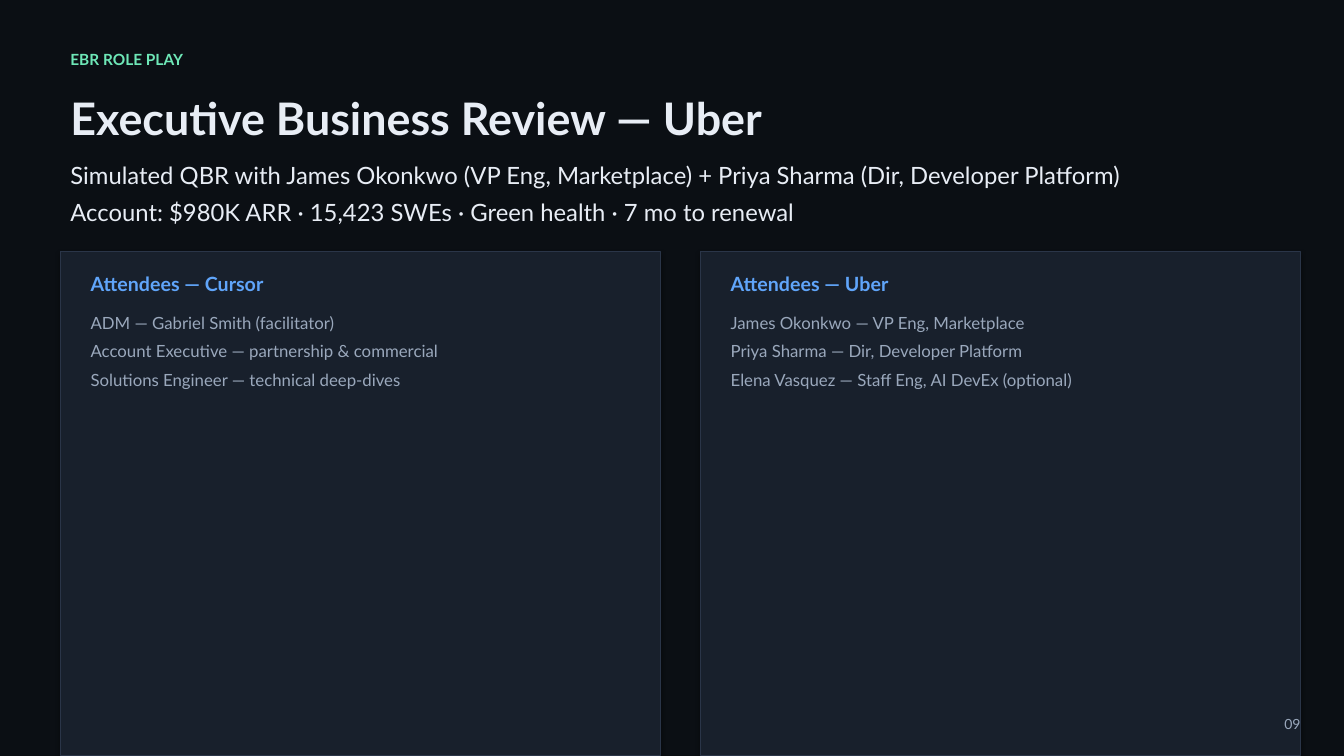
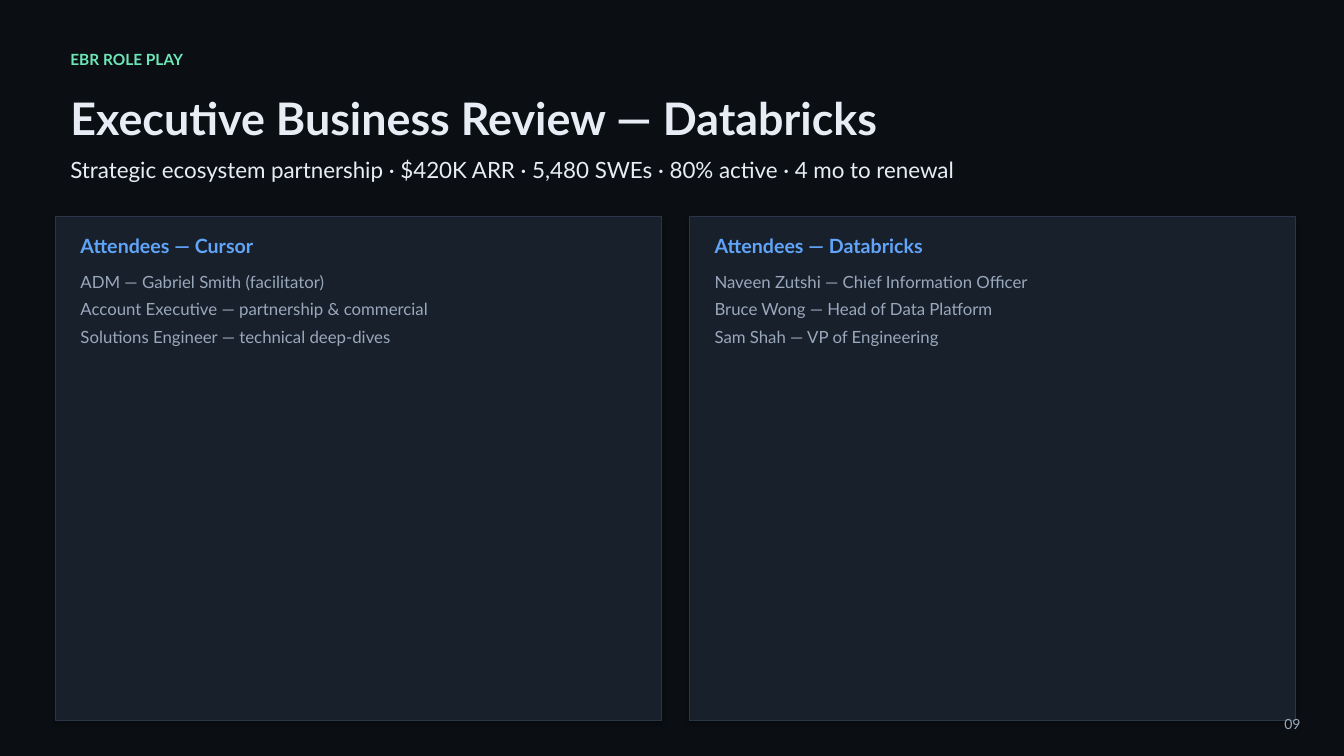
Before and after one commit to gsmith432/DEMO-blender, a slide deck: slide 9 of ebr-interview-deck/Executive_Business_Review_ADM_Interview.pptx. Drawn at 1344x756 pixels with LibreOffice and Linux fonts; fonts in the diff are those of the drawing. Boxes give left, top, right and bottom in pixels: in the first picture for what was removed or moved away, otherwise in the second. Text is boxed around its words. In the diff, an @@ line names an element or a change of style, - is before the commit and + after.

```diff
--- a/ebr-interview-deck/Executive_Business_Review_ADM_Interview.pptx
+++ b/ebr-interview-deck/Executive_Business_Review_ADM_Interview.pptx
@@ text at (70, 101, 877, 136): text changed @@
-Executive Business Review — Uber
+Executive Business Review — Databricks
@@ text at (70, 159, 953, 182): text changed; size 17 to 16 pt @@
-Simulated QBR with James Okonkwo (VP Eng, Marketplace) + Priya Sharma (Dir, Developer Platform)
-Account: $980K ARR · 15,423 SWEs · Green health · 7 mo to renewal
+Strategic ecosystem partnership · $420K ARR · 5,480 SWEs · 80% active · 4 mo to renewal
@@ rectangle: place and size @@
-rectangle at (60, 252, 660, 756)
+rectangle at (55, 217, 661, 721)
@@ text "Attendees — Cursor": place and size @@
-text "Attendees — Cursor" at (91, 276, 263, 291)
+text "Attendees — Cursor" at (80, 238, 253, 253)
@@ rectangle: place and size @@
-rectangle at (701, 252, 1301, 756)
+rectangle at (690, 217, 1296, 721)
@@ text at (715, 238, 923, 253): text changed @@
-Attendees — Uber
+Attendees — Databricks
@@ text "ADM — Gabriel Smith (facilitator)": place and size @@
-text "ADM — Gabriel Smith (facilitator)" at (91, 316, 438, 389)
+text "ADM — Gabriel Smith (facilitator)" at (80, 275, 428, 346)
@@ text "ADM — Gabriel Smith (facilitator)" at (80, 275, 428, 346): less space between paragraphs @@
@@ text at (715, 275, 1027, 346): text changed @@
-James Okonkwo — VP Eng, Marketplace
-Priya Sharma — Dir, Developer Platform
-Elena Vasquez — Staff Eng, AI DevEx (optional)
+Naveen Zutshi — Chief Information Officer
+Bruce Wong — Head of Data Platform
+Sam Shah — VP of Engineering
```
Also in this commit, not shown: 9 other slides changed, 4 slides added, 4 slides removed, 1 other file.
